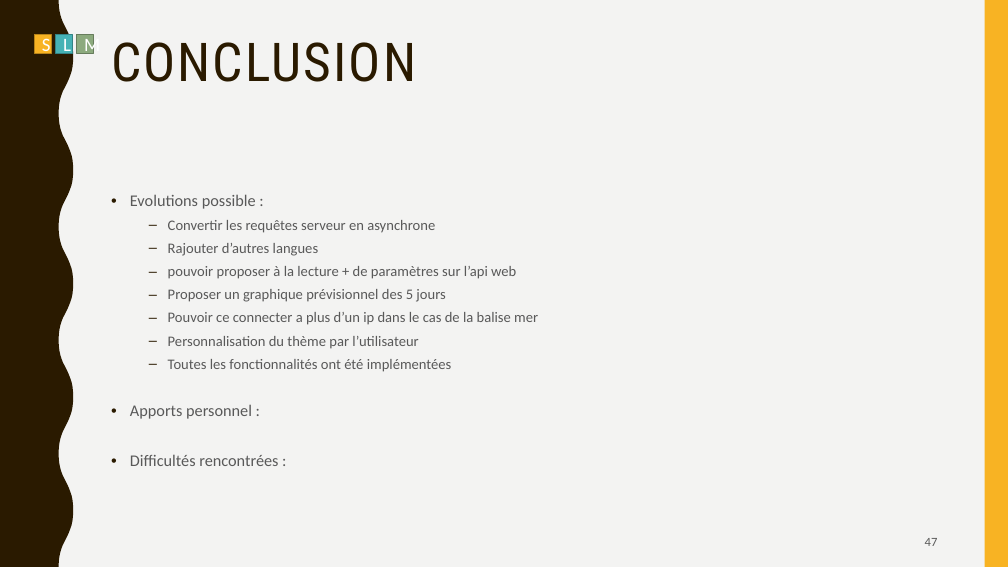
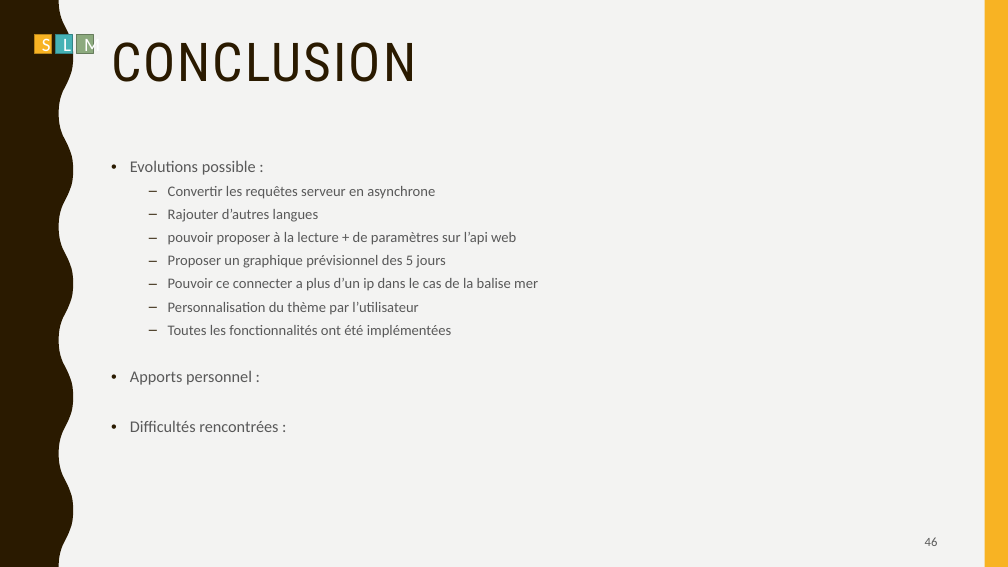
Before and after one commit to aiekick/ProjectStationMeteo, a slide deck: slide 46 of doc/StationMeteo_Soutenance_Stephane.pptx (slide 47 before the commit). Drawn at 1008x567 pixels with LibreOffice and Linux fonts; fonts in the diff are those of the drawing. Boxes give left, top, right and bottom in pixels: in the first picture for what was removed or moved away, otherwise in the second. Text is boxed around its words. In the diff, an @@ line names an element or a change of style, - is before the commit and + after.

```diff
--- a/doc/StationMeteo_Soutenance_Stephane.pptx
+++ b/doc/StationMeteo_Soutenance_Stephane.pptx
@@ text "Evolutions possible :": place and size @@
-text "Evolutions possible :" at [130, 194, 538, 466]
+text "Evolutions possible :" at [130, 160, 538, 432]
@@ page number at [925, 537, 938, 546]: text changed @@
-47
+46
```
Also in this commit, not shown: 16 other slides changed, 2 slides added, 3 slides removed.
